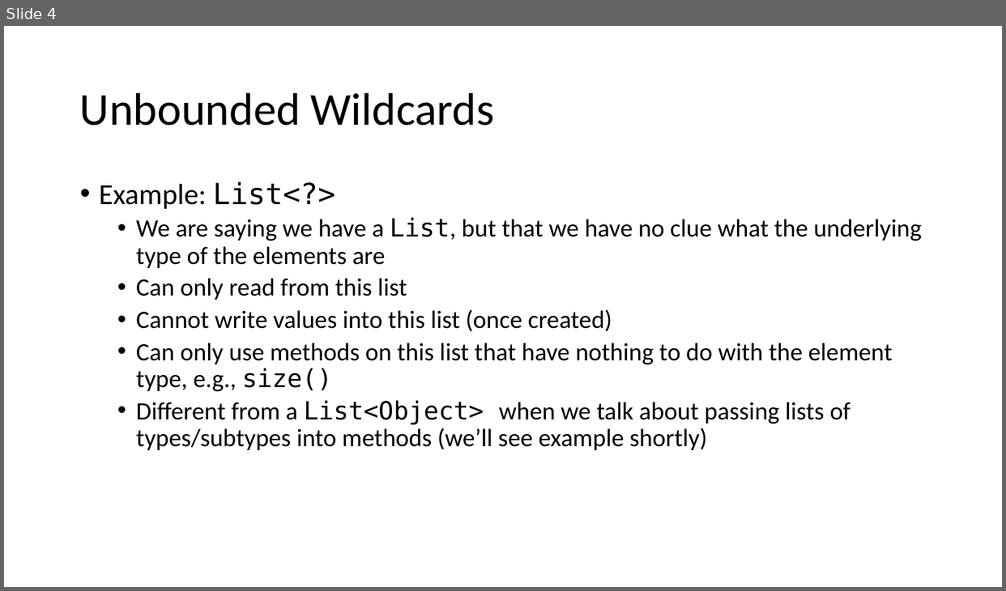
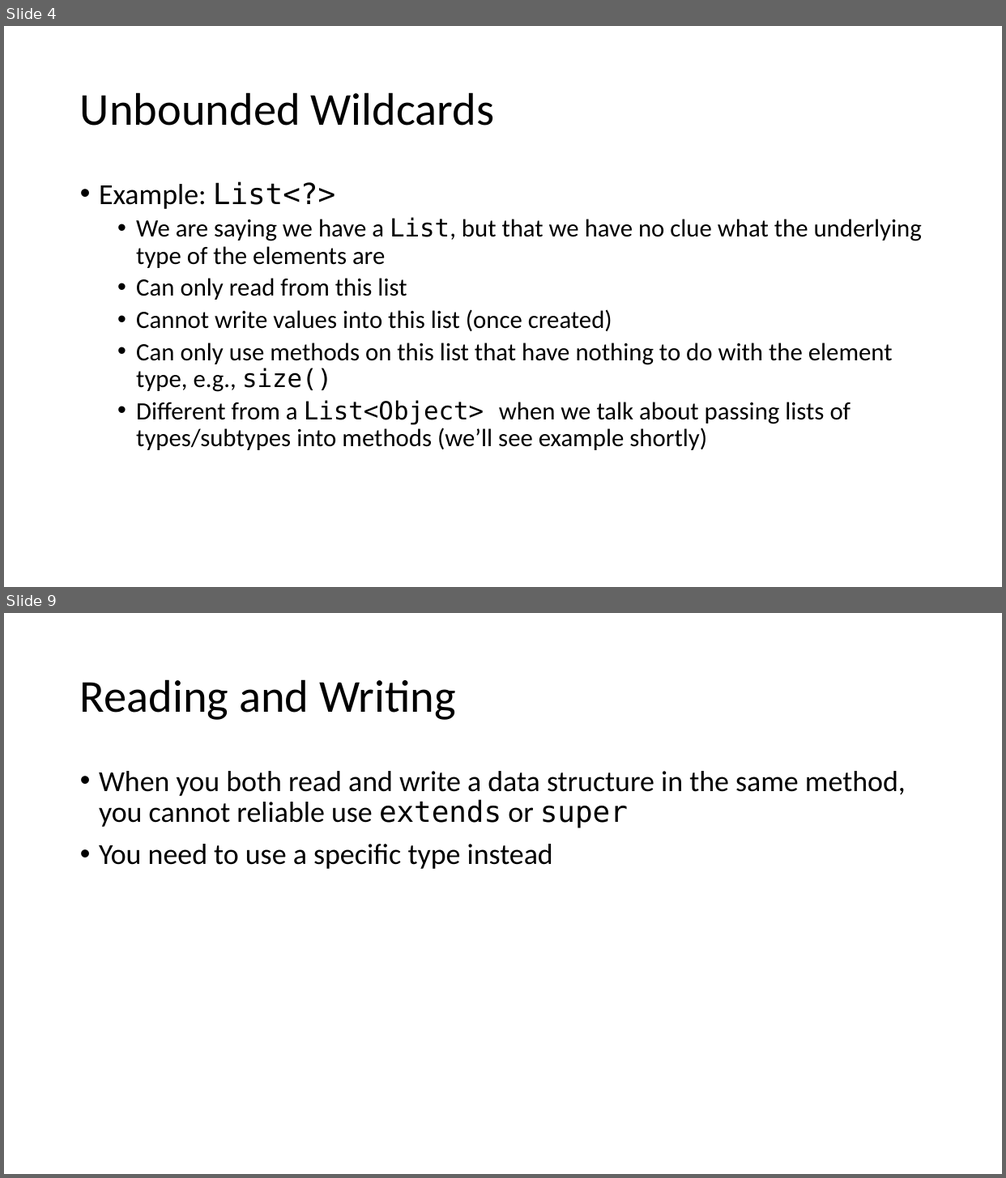
Before and after one commit to jpuopolo-wit/comp1050-lectures, a slide deck: generics-wildcards.pptx. Shown one above the other, each under a label of ours: slide 4 before the commit, slides 4 and 9 after it; the slides between them are not shown. The pictures are 1006x591 and 1006x1178 pixels, drawn with LibreOffice and Linux fonts; fonts in the diff are those of the drawing. Boxes give left, top, right and bottom in pixels: in the first picture for what was removed or moved away, otherwise in the second. Text is boxed around its words. In the diff, an @@ line names an element or a change of style, - is before the commit and + after.

```diff
--- a/generics-wildcards.pptx
+++ b/generics-wildcards.pptx
@@ slide 9 added at (4,613,1002,1174), background #FFFFFF @@
@@ title added at (80,679,456,720), 44 pt, text #000000 @@
+Reading and Writing
@@ text added at (99,771,906,869), 28 pt, text #000000 @@
+• When you both read and write a data structure in the same method, you cannot reliable use extends or super
+• You need to use a specific type instead
```
Also in this commit, not shown: 6 other slides added.
